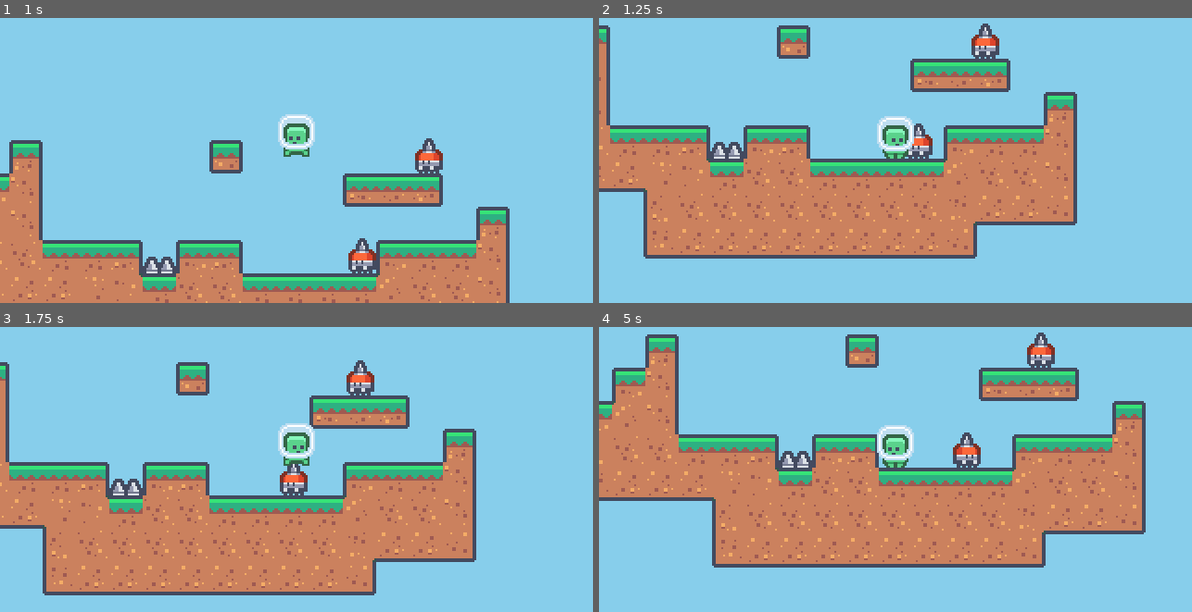
Above: before the commit, frames 1-4 (two rows, left to right).
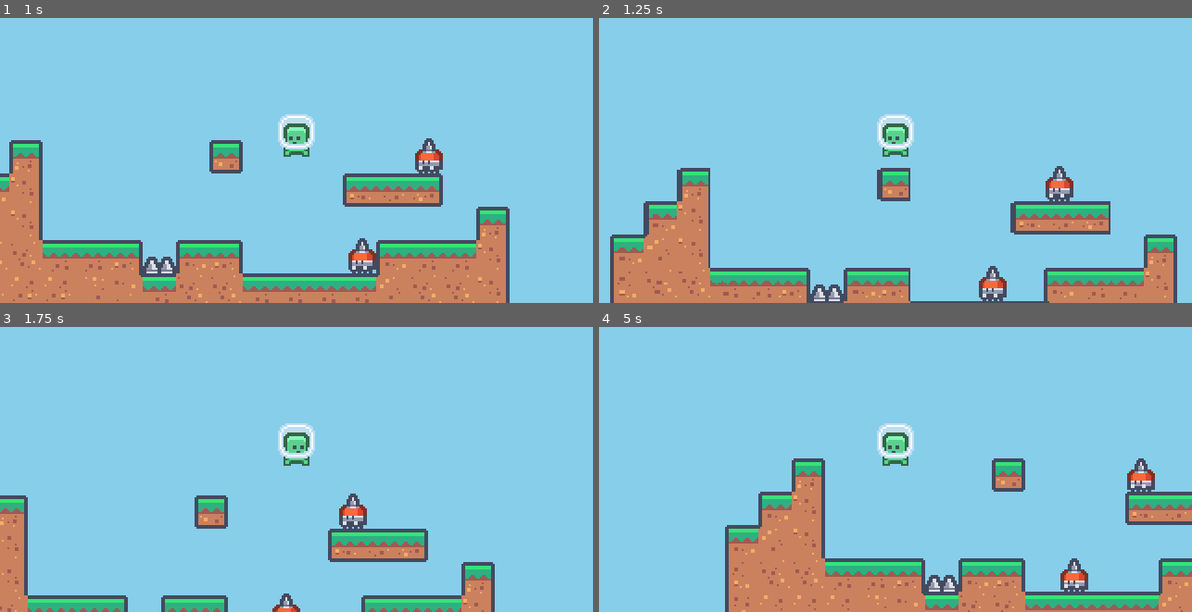
Above: after the commit, the same moments.

Repository: ROMUBOY/pixel-platformer-godot
Game: Godot game, scene res://scenes/world.tscn
The game is run twice, just before and just after one commit, with the same random seed, the same clock (stepped at 60 frames per second) and the same inputs.
Inputs:
- Up to frame 1 (1 s): tap Enter (ui_accept) at 0.5, 0.6, 0.77 s; hold Right (ui_right) from 0.53 s (still down)
- Up to frame 2 (1.25 s): keep holding Right (ui_right); tap Enter (ui_accept) at 1.07 s
- Up to frame 3 (1.75 s): keep holding Right (ui_right); tap Enter (ui_accept) at 1.35, 1.52 s
- Up to frame 4 (5 s): tap Enter (ui_accept) at 1.82, 2.1, 2.85, 3.02, 3.32, 3.6, 3.77, 4.07, 4.35, 4.52, 4.82 s; release Right (ui_right) at 2.03 s; hold Left (ui_left) 2.03-2.78 s; hold Right (ui_right) 2.78-4.28 s; hold Left (ui_left) from 4.28 s (still down)

Frame 1 is identical in both runs. In frame 2, 46% of the frame differs, in the area x 0-98%, y 1-100%; in frame 3, 40%; in frame 4, 51%, in the area x 0-100%, y 1-100%.

Commit message:
hitbox and playerMovementData resource

Diff:
--- /dev/null
+++ b/custom resources/defaultPlayerMovementData.tres
@@ -0,0 +1,12 @@
+[gd_resource type="Resource" script_class="PlayerMovementData" load_steps=2 format=3 uid="uid://c0am1jpkeqaqr"]
+
+[ext_resource type="Script" path="res://scripts/playerMovementData.gd" id="1_qb8gb"]
+
+[resource]
+script = ExtResource("1_qb8gb")
+SPEED = 100.0
+JUMP_VELOCITY = -280.0
+jump_release_force = -150
+acceleration = 10
+friction = 10
+additional_fall_gravity = 4
--- a/scenes/enemy.tscn
+++ b/scenes/enemy.tscn
@@ -1,7 +1,8 @@
-[gd_scene load_steps=7 format=3 uid="uid://xlxw6aqwgc02"]
+[gd_scene load_steps=8 format=3 uid="uid://xlxw6aqwgc02"]
 
 [ext_resource type="Script" path="res://scripts/enemy.gd" id="1_bu6ta"]
 [ext_resource type="Texture2D" uid="uid://7kg457wx771o" path="res://assets/sprites/default/tilemap-characters_packed.png" id="1_l48ym"]
+[ext_resource type="PackedScene" uid="uid://cdsbfc054jmvq" path="res://scenes/hitbox.tscn" id="3_6ufby"]
 
 [sub_resource type="AtlasTexture" id="AtlasTexture_w0gpx"]
 atlas = ExtResource("1_l48ym")
@@ -52,3 +53,8 @@
 [node name="LedgeCheckRight" type="RayCast2D" parent="."]
 position = Vector2(5, 0)
 target_position = Vector2(0, 2)
+
+[node name="hitbox" parent="." instance=ExtResource("3_6ufby")]
+
+[node name="CollisionPolygon2D" type="CollisionPolygon2D" parent="hitbox"]
+polygon = PackedVector2Array(-6, -1, -8, -1, -8, -10, -4, -12, -1, -16, 0, -16, 1, -14, 3, -12, 5, -12, 7, -10, 7, -10, 7, -1)
--- /dev/null
+++ b/scenes/hitbox.tscn
@@ -0,0 +1,10 @@
+[gd_scene load_steps=2 format=3 uid="uid://cdsbfc054jmvq"]
+
+[ext_resource type="Script" path="res://scripts/hitbox.gd" id="1_2mghq"]
+
+[node name="hitbox" type="Area2D"]
+collision_layer = 0
+collision_mask = 2
+script = ExtResource("1_2mghq")
+
+[connection signal="body_entered" from="." to="." method="_on_body_entered"]
--- a/scenes/player.tscn
+++ b/scenes/player.tscn
@@ -1,6 +1,7 @@
-[gd_scene load_steps=4 format=3 uid="uid://bwj26lbcc2f2v"]
+[gd_scene load_steps=5 format=3 uid="uid://bwj26lbcc2f2v"]
 
 [ext_resource type="Script" path="res://scripts/player.gd" id="1_57dph"]
+[ext_resource type="Resource" uid="uid://c0am1jpkeqaqr" path="res://custom resources/defaultPlayerMovementData.tres" id="2_u2v2u"]
 [ext_resource type="SpriteFrames" uid="uid://bijkjcrcf35be" path="res://assets/frames/playerBlueSkin.tres" id="2_yoyrh"]
 
 [sub_resource type="RectangleShape2D" id="RectangleShape2D_4vmr4"]
@@ -9,6 +10,7 @@
 [node name="Player" type="CharacterBody2D"]
 collision_layer = 2
 script = ExtResource("1_57dph")
+moveDate = ExtResource("2_u2v2u")
 
 [node name="AnimatedSprite2D" type="AnimatedSprite2D" parent="."]
 sprite_frames = ExtResource("2_yoyrh")
--- a/scenes/spike.tscn
+++ b/scenes/spike.tscn
@@ -1,19 +1,17 @@
 [gd_scene load_steps=3 format=3 uid="uid://4jvhxf64vppa"]
 
-[ext_resource type="Script" path="res://scripts/spike.gd" id="1_fmh50"]
 [ext_resource type="Texture2D" uid="uid://copjcjgdyfmfs" path="res://assets/sprites/default/tilemap_packed.png" id="1_ho0od"]
+[ext_resource type="PackedScene" uid="uid://cdsbfc054jmvq" path="res://scenes/hitbox.tscn" id="2_8td5b"]
 
-[node name="spike" type="Area2D"]
-collision_mask = 2
-script = ExtResource("1_fmh50")
+[node name="spike" type="Node2D"]
 
 [node name="Sprite2D" type="Sprite2D" parent="."]
 texture = ExtResource("1_ho0od")
 region_enabled = true
 region_rect = Rect2(144, 54, 18, 18)
 
-[node name="CollisionPolygon2D" type="CollisionPolygon2D" parent="."]
+[node name="hitbox" parent="." instance=ExtResource("2_8td5b")]
+
+[node name="CollisionPolygon2D" type="CollisionPolygon2D" parent="hitbox"]
 visibility_layer = 2
 polygon = PackedVector2Array(-7, 9, -7, 6, -6, 6, -6, 4, -5, 4, -5, 2, -3, 2, -3, 4, -2, 4, -2, 6, -2, 6, 2, 6, 2, 4, 3, 4, 3, 2, 5, 2, 5, 4, 6, 4, 6, 6, 7, 6, 7, 9)
-
-[connection signal="body_entered" from="." to="." method="_on_body_entered"]
--- a/scripts/player.gd
+++ b/scripts/player.gd
@@ -1,15 +1,11 @@
 extends CharacterBody2D
 class_name Player
 
-@export var SPEED = 100.0
-@export var JUMP_VELOCITY = -280.0
-@export var jump_release_force = -150
-@export var acceleration = 10
-@export var friction = 10
+@export var moveDate : Resource
 
 # Get the gravity from the project settings to be synced with RigidBody nodes.
 var gravity = ProjectSettings.get_setting("physics/2d/default_gravity")
-@export var additional_fall_gravity = 4
+
 
 func _ready():
 	$AnimatedSprite2D.frames = load("res://assets/frames/playerGreenSkin.tres")
@@ -37,12 +33,12 @@
 
 	# Handle jump.
 	if Input.is_action_just_pressed("ui_accept") and is_on_floor():
-		velocity.y = JUMP_VELOCITY
+		velocity.y = moveDate.JUMP_VELOCITY
 	else:
-		if Input.is_action_just_released("ui_accept") and velocity.y < jump_release_force:
-			velocity.y = jump_release_force
+		if Input.is_action_just_released("ui_accept") and velocity.y < moveDate.jump_release_force:
+			velocity.y = moveDate.jump_release_force
 		if velocity.y > 0:
-			velocity.y += additional_fall_gravity
+			velocity.y += moveDate.additional_fall_gravity
 
 	var was_in_air = not is_on_floor()
 	move_and_slide()
@@ -56,7 +52,7 @@
 	velocity.y = min(velocity.y, 300)
 
 func apply_friction():
-	velocity.x = move_toward(velocity.x, 0, friction)
+	velocity.x = move_toward(velocity.x, 0, moveDate.friction)
 
 func apply_aceleration(amount):
-	velocity.x = move_toward(velocity.x, SPEED * amount, acceleration)
+	velocity.x = move_toward(velocity.x, moveDate.SPEED * amount, moveDate.acceleration)
--- /dev/null
+++ b/scripts/playerMovementData.gd
@@ -0,0 +1,9 @@
+extends Resource
+class_name PlayerMovementData
+
+@export var SPEED = 100.0
+@export var JUMP_VELOCITY = -280.0
+@export var jump_release_force = -150
+@export var acceleration = 10
+@export var friction = 10
+@export var additional_fall_gravity = 4
Renamed: scripts/spike.gd -> scripts/hitbox.gd
